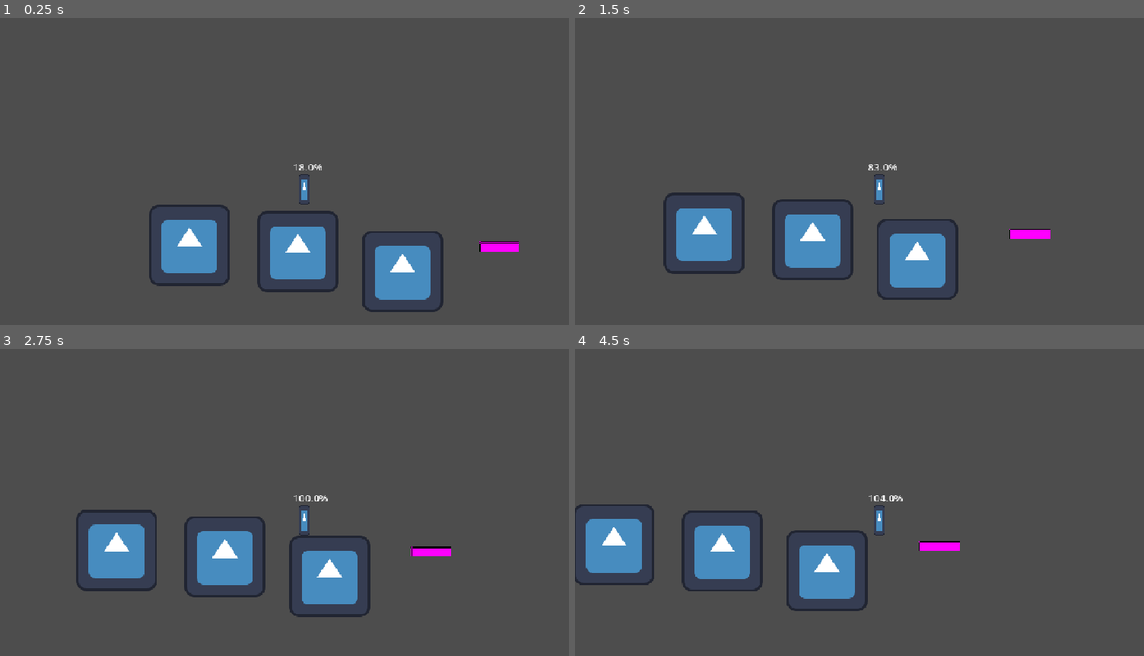
Above: before the commit, frames 1-4 (two rows, left to right).
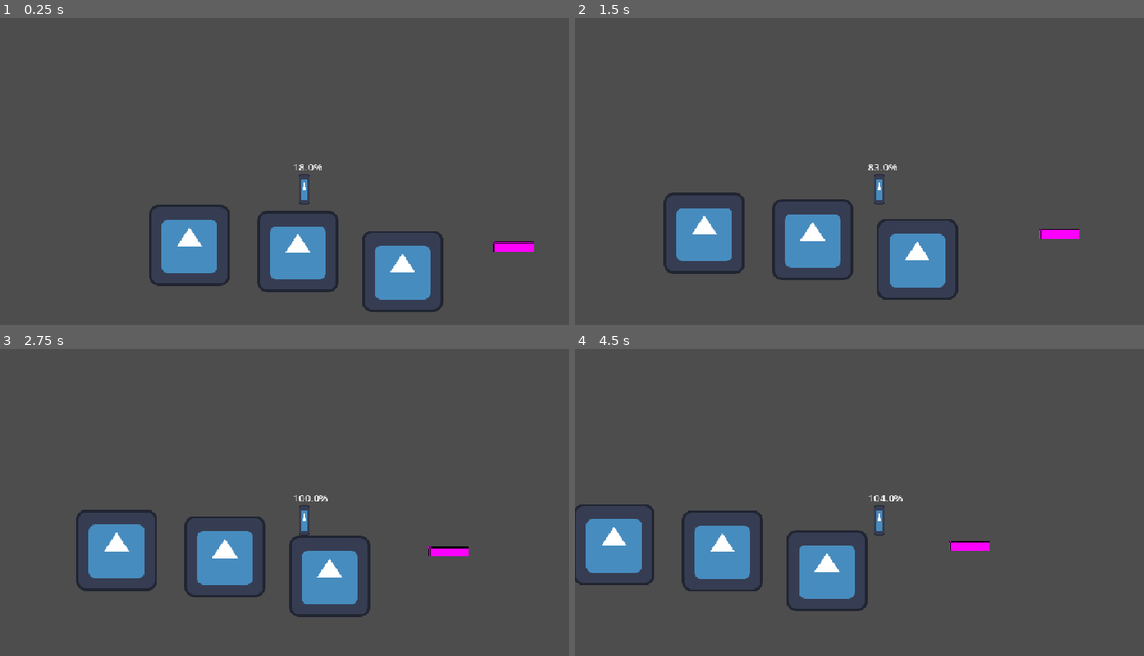
Above: after the commit, the same moments.

Repository: ygda-org/towerglass
Game: Godot game, scene res://levels/test_level_2.tscn
The game is run twice, just before and just after one commit, with the same random seed, the same clock (stepped at 60 frames per second) and the same inputs. This scene is started directly instead of the project's main scene. The engine's default icon, where the game draws it, is replaced by a stand-in: a white triangle on a blue panel in a dark square. Sound files missing from this copy of the repository are replaced by a short silence.
Inputs:
- Up to frame 1 (0.25 s): no input
- Up to frame 2 (1.5 s): hold D (right) from 0.53 s (still down); tap Space (jump) at 0.77 s
- Up to frame 3 (2.75 s): tap Space (jump) at 1.52 s; tap Enter at 2 s; release D (right) at 2.03 s; hold A (left) from 2.03 s (still down)
- Up to frame 4 (4.5 s): release A (left) at 2.78 s; hold D (right) 2.78-4.28 s; tap Space (jump) at 3.02, 3.77 s; hold A (left) from 4.28 s (still down)

The runs differ from the first frame. In frame 1, 0.2% of the frame differs, in the area x 84-94%, y 72-77%; in frame 2, 0.3%; in frame 3, 0.2%; in frame 4, 0.3%, in the area x 60-73%, y 62-66%.

Commit message:
Update moving_platform.gd

Diff:
--- a/levels/level_objects/moving_platform.gd
+++ b/levels/level_objects/moving_platform.gd
@@ -8,8 +8,9 @@
 	$Timer.start()
 
 func _physics_process(delta: float) -> void:
-	if $Timer.time_left > $Timer.wait_time / 2:
-		$PathFollow2D.progress_ratio = $Timer.wait_time / 2 - ($Timer.time_left - $Timer.wait_time / 2)
+	var timer_ratio = clamp(1 - ($Timer.time_left / $Timer.wait_time), 0, 1)
+	if timer_ratio > 0.5:
+		$PathFollow2D.progress_ratio = (1 - timer_ratio) * 2
 	else:
-		$PathFollow2D.progress_ratio = $Timer.time_left
+		$PathFollow2D.progress_ratio = timer_ratio * 2
 	$AnimatableBody2D.position = $PathFollow2D.position
